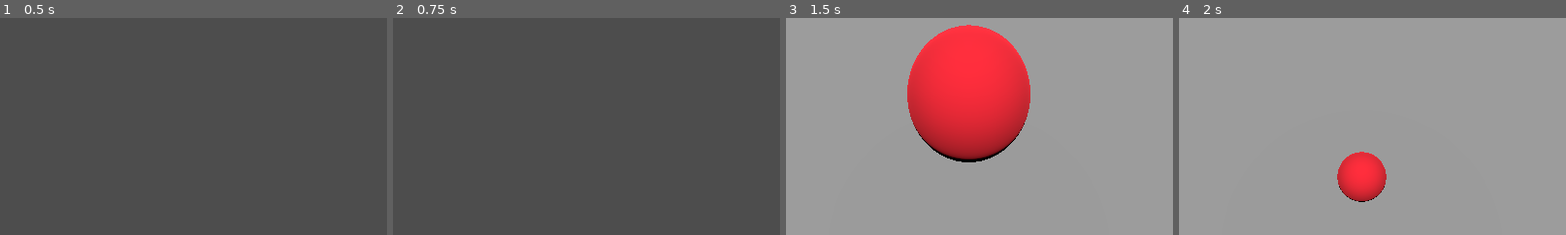
Above: before the commit, frames 1-4 (left to right).
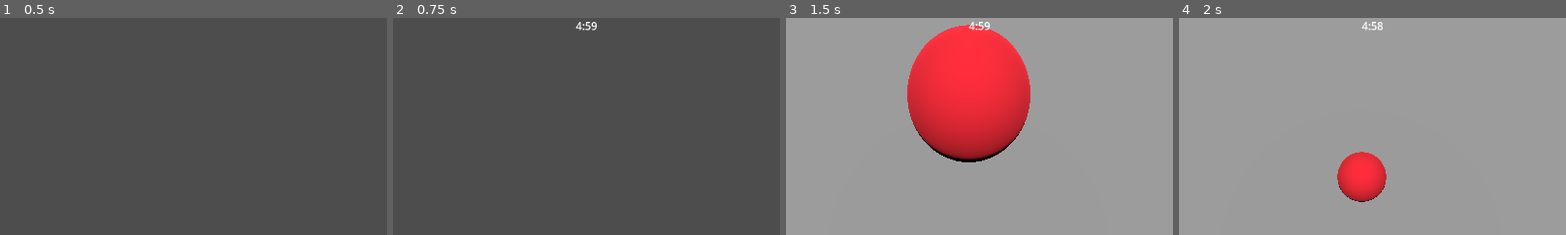
Above: after the commit, the same moments.

Repository: Luca-Umekubo/Product-Design
Game: Godot game, scene res://HomeScreen.tscn
The game is run twice, just before and just after one commit, with the same random seed, the same clock (stepped at 60 frames per second) and the same inputs.
Inputs (mouse positions are % of the whole screen's width and height, from its top left):
- Up to frame 1 (0.5 s): no input
- Up to frame 2 (0.75 s): click "Host" at 0.5 s
- Up to frame 3 (1.5 s): move the mouse to (55, 50) at 1.27 s; hold W (move_forward) from 1.28 s (still down); click (55, 50) at 1.35 s
- Up to frame 4 (2 s): keep holding W (move_forward)
The pictures show only the part of the screen within x 26-76%, y 0-50%; the shares and areas given below are measured in that part.

Frame 1 is identical in both runs. In frame 2, 0.1% of the frame differs, in the area x 47-53%, y 1-6%; in frame 3, 0.1%; in frame 4, 0.1%.

Commit message:
Timer for Hoster
doesn't yet work for joiner

Diff:
--- a/hyperballz/Game.tscn
+++ b/hyperballz/Game.tscn
@@ -1,6 +1,7 @@
-[gd_scene load_steps=5 format=3 uid="uid://c45q1llhtbclb"]
+[gd_scene load_steps=6 format=3 uid="uid://c45q1llhtbclb"]
 
 [ext_resource type="Script" uid="uid://eyu1l6dfoc61" path="res://game.gd" id="1_wbfu4"]
+[ext_resource type="PackedScene" uid="uid://11mdl1be4krc" path="res://GameUI.tscn" id="2_xkndl"]
 
 [sub_resource type="StandardMaterial3D" id="StandardMaterial3D_6ubv3"]
 albedo_color = Color(0.6, 0.6, 0.6, 1)
@@ -52,3 +53,9 @@
 [node name="BallSpawner" type="MultiplayerSpawner" parent="Balls"]
 _spawnable_scenes = PackedStringArray("uid://cftgq7vqla7b0")
 spawn_path = NodePath("..")
+
+[node name="GameTimer" type="Timer" parent="."]
+
+[node name="GameUI" type="Node" parent="."]
+
+[node name="Control" parent="GameUI" instance=ExtResource("2_xkndl")]
--- /dev/null
+++ b/hyperballz/GameUI.tscn
@@ -0,0 +1,16 @@
+[gd_scene load_steps=2 format=3 uid="uid://11mdl1be4krc"]
+
+[ext_resource type="Script" uid="uid://bg6r7gd8yv1td" path="res://game_ui.gd" id="1_4itvn"]
+
+[node name="Control" type="Control"]
+layout_mode = 3
+anchors_preset = 5
+anchor_left = 0.5
+anchor_right = 0.5
+grow_horizontal = 2
+script = ExtResource("1_4itvn")
+
+[node name="TimerLabel" type="Label" parent="."]
+layout_mode = 0
+offset_right = 40.0
+offset_bottom = 23.0
--- a/hyperballz/game.gd
+++ b/hyperballz/game.gd
@@ -2,6 +2,9 @@
 
 @onready var multiplayer_spawner = $Players/MultiplayerSpawner
 @onready var ball_spawner = $Balls/BallSpawner
+@onready var game_timer = $GameTimer
+
+var game_active = false
 
 func _ready():
 	multiplayer_spawner.spawn_function = _spawn_player
@@ -9,13 +12,49 @@
 	if multiplayer.is_server():
 		# Spawn the host's player immediately
 		multiplayer_spawner.spawn({"peer_id": multiplayer.get_unique_id()})
+		# Set up timer
+		game_timer.wait_time = 300.0
+		game_timer.one_shot = true
+		game_timer.timeout.connect(_on_game_timer_timeout)
+		# Start the timer for testing
+		start_game_timer()
 
 	multiplayer.peer_connected.connect(_on_peer_connected)
 	multiplayer.peer_disconnected.connect(_on_peer_disconnected)
 
+func start_game_timer():
+	if multiplayer.is_server() and not game_active:
+		game_active = true
+		game_timer.start()
+		# Notify all clients to start their timer display
+		update_timer_display.rpc(game_timer.wait_time)
+
+# RPC to update timer display on clients
+@rpc("authority", "call_local")
+func update_timer_display(time_left):
+	# Clients will update their UI with the time left
+	# This will be implemented in the UI script
+	pass
+
+# Called when the timer reaches zero
+func _on_game_timer_timeout():
+	if multiplayer.is_server():
+		game_active = false
+		# Notify all clients that the game has ended
+		end_game.rpc()
+
+# RPC to end the game
+@rpc("authority", "call_local")
+func end_game():
+	# Return to the home screen or show game over screen
+	get_tree().change_scene_to_file("res://HomeScreen.tscn")
+
 func _on_peer_connected(id):
 	# Spawn player for newly connected clients
 	multiplayer_spawner.spawn({"peer_id": id})
+	# NEW: Sync timer state with new clients
+	if multiplayer.is_server() and game_active:
+		update_timer_display.rpc_id(id, game_timer.time_left)
 
 func _on_peer_disconnected(id):
 	# Remove player when a client disconnects
--- /dev/null
+++ b/hyperballz/game_ui.gd
@@ -0,0 +1,18 @@
+extends Control
+
+@onready var timer_label = $TimerLabel
+
+func _ready():
+	# Ensure the UI is visible
+	visible = true
+
+# Called via RPC from game.gd to update the timer display
+func update_timer_display(time_left: float):
+	var minutes = int(time_left / 60)
+	var seconds = int(time_left) % 60
+	timer_label.text = "%d:%02d" % [minutes, seconds]
+
+func _process(_delta):
+	if get_tree().get_root().has_node("Game"):
+		var time_left = get_tree().get_root().get_node("Game/GameTimer").time_left
+		update_timer_display(time_left)
Not shown, added: hyperballz/game_ui.gd.uid
